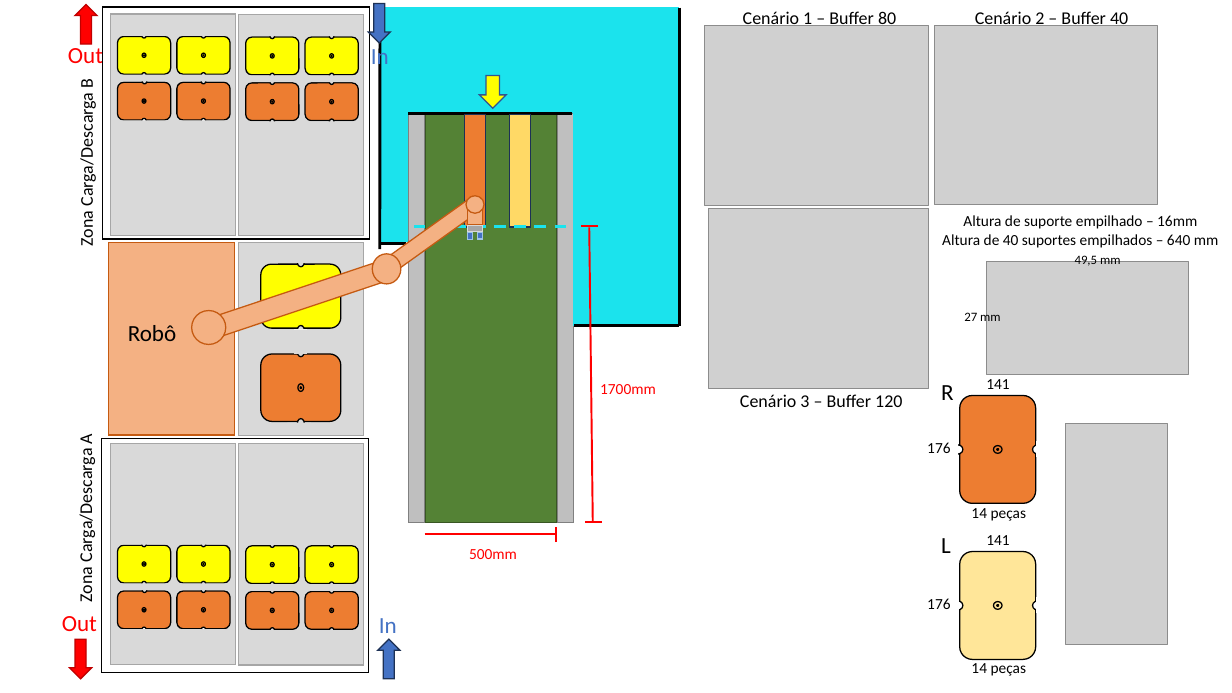
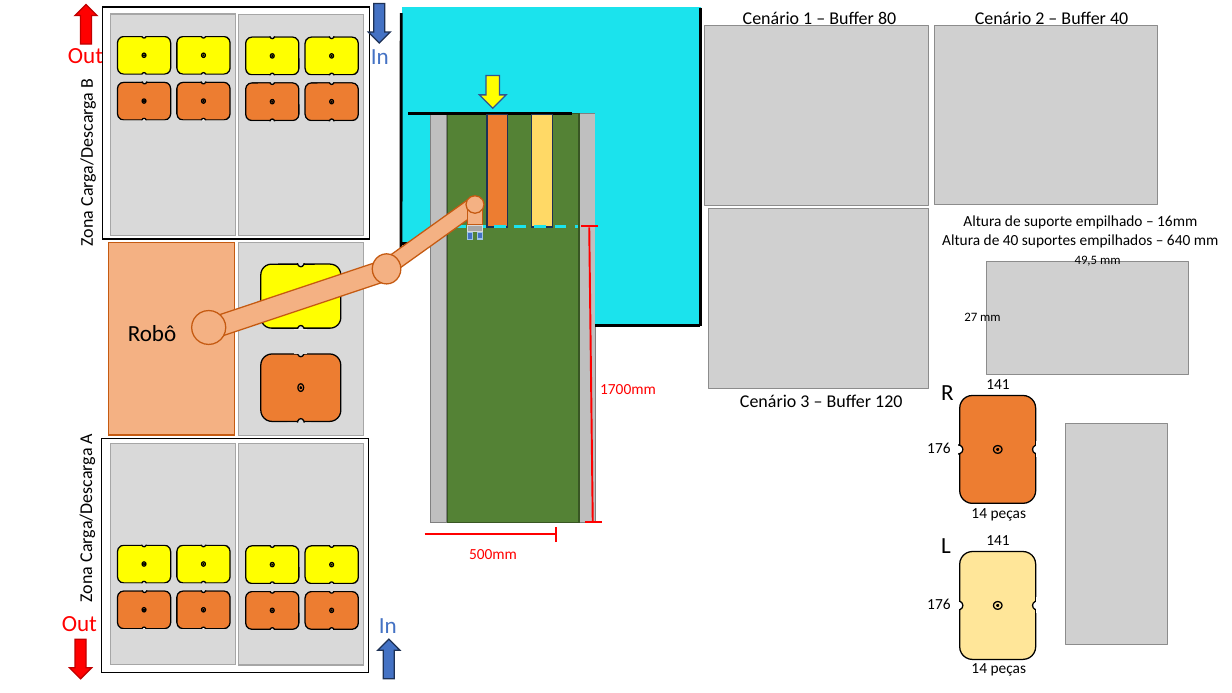
Before and after one commit to GustavoFMS/TEARCI---Gustavo, a slide deck: slide 3 of FPCT - Formação Em Contexto De Trabalho/Atividades_realizadas/Sobre_o_projeto/Robô_Colaborativo_Projeto_Lens_Gustavo_Miguel.pptx. Drawn at 1232x693 pixels with LibreOffice and Linux fonts; fonts in the diff are those of the drawing; grey boxes stand for pictures; background and template pictures are left out. Boxes give left, top, right and bottom in pixels: in the first picture for what was removed or moved away, otherwise in the second. Text is boxed around its words. In the diff, an @@ line names an element or a change of style, - is before the commit and + after.

Commit message:
Enviado a pasta da UFCD 5128 de pneutronica e atualizei o slide do projeto do estagio

```diff
--- a/FPCT - Formação Em Contexto De Trabalho/Atividades_realizadas/Sobre_o_projeto/Robô_Colaborativo_Projeto_Lens_Gustavo_Miguel.pptx
+++ b/FPCT - Formação Em Contexto De Trabalho/Atividades_realizadas/Sobre_o_projeto/Robô_Colaborativo_Projeto_Lens_Gustavo_Miguel.pptx
@@ 7 rectangles, 4 lines: place and size @@
-7 rectangles, 4 lines at [380,7,679,522]
+7 rectangles, 4 lines at [401,7,701,522]
```
Also in this commit, not shown: 9 other files.
